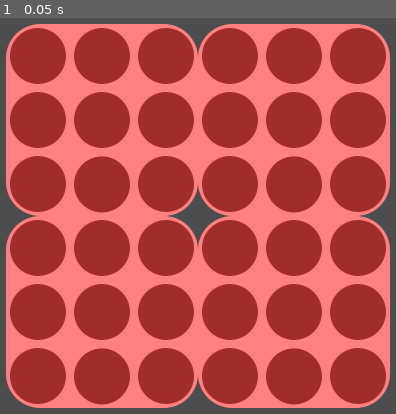
Above: before the commit, frame 1.
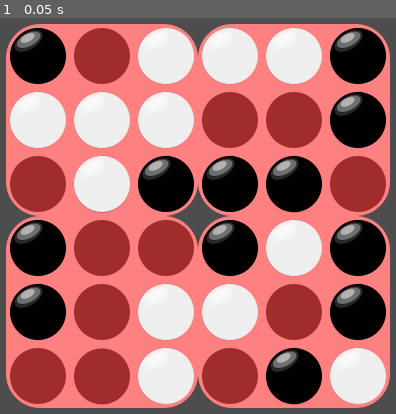
Above: after the commit, the same moment.

Repository: jokw1228/Finish_The_Game
Game: Godot game, scene res://scenes/game_pentago/ftg_pentago.tscn
The game is run twice, just before and just after one commit, with the same random seed, the same clock (stepped at 60 frames per second) and the same inputs. Before the commit the project starts from res://scenes/game_pentago/game_pentago.tscn.
Inputs:
- Up to frame 1 (0.05 s): no input

The runs differ from the first frame. In frame 1, 38% of the frame differs, in the area x 2-98%, y 2-98%.

Commit message:
FTGPentago 신 추가

Diff:
--- a/finish-the-game/project.godot
+++ b/finish-the-game/project.godot
@@ -11,7 +11,7 @@
 [application]
 
 config/name="Finish The Game"
-run/main_scene="res://scenes/game_pentago/game_pentago.tscn"
+run/main_scene="res://scenes/game_pentago/ftg_pentago.tscn"
 config/features=PackedStringArray("4.3", "Forward Plus")
 config/icon="res://icon.svg"
 
--- /dev/null
+++ b/finish-the-game/scenes/game_pentago/ftg_pentago.gd
@@ -0,0 +1,140 @@
+extends Node2D
+class_name FTGPentago
+
+var board_size: int = 2
+var subboard_size: int = 3
+var N: int = 6 # board_size * subboard_size
+
+signal set_ftg_board(board: Array)
+
+func _ready() -> void:
+	generate_board()
+
+func generate_board() -> void:
+	"""
+	'거꾸로 구성' 아이디어
+	1) next_player(1 or 2) 정하기
+	2) board 초기화
+	3) next_player가 5목이 되도록 임의 배치, 그리고 해당 5목이 깨지도록 한 돌 제거
+	4) 무작위 서브보드 하나 골라서 회전
+	5) 상대 돌도 좀 배치해서 돌 개수 차이 0 또는 1 맞추기
+	6) 최종 board에서 정말로 next_player가 '한 수 + 서브보드 회전'으로 5목을 만들 수 있는지 확인
+	"""
+	var rng: RandomNumberGenerator = RandomNumberGenerator.new()
+	rng.randomize()
+
+	# 1) next_player(1 or 2) 정하기
+	# 1: black, 2: white
+	var next_player: int = rng.randi_range(1, 2)
+
+	# 2) board 초기화
+	# board
+	var board: Array = []
+	for i in range(N):
+		var temp: Array[int] = []
+		for j in range(N):
+			temp.append(0)
+		board.append(temp)
+
+	# 3) next_player가 5목이 되도록 임의 배치, 그리고 해당 5목이 깨지도록 한 돌 제거
+	# Five in a row 4 cases
+	var direction: int = rng.randi_range(0, 3)
+	var start: int = rng.randi_range(0, N-5)
+	var elimination: int = rng.randi_range(0, 4) # 플레이어가 두어야 하는 수(5목에서 제거되는 수)
+	# 0: →, 1: ↑, 2: ↖, 3: ↗
+	if direction == 0: # 0: →
+		var start_y: int = rng.randi_range(0, N-1)
+		for delta in range(0, 5):
+			if delta == elimination:
+				board[start_y][start+delta] = -1
+			else:
+				board[start_y][start+delta] = next_player
+	elif direction == 1: # 1: ↑
+		var start_x: int = rng.randi_range(0, N-1)
+		for delta in range(0, 5):
+			if delta == elimination:
+				board[start+delta][start_x] = -1
+			else:
+				board[start+delta][start_x] = next_player
+	elif direction == 2: # 2: ↖
+		var start2: int = rng.randi_range(0, N-5)
+		for delta in range(0, 5):
+			if delta == elimination:
+				board[start+delta][start2+delta] = -1
+			else:
+				board[start+delta][start2+delta] = next_player
+	elif direction == 3: # 3: ↗
+		var start2: int = rng.randi_range(0, N-5)
+		for delta in range(0, 5):
+			if delta == elimination:
+				board[N-start-delta-1][start2+delta] = -1
+			else:
+				board[N-start-delta-1][start2+delta] = next_player
+
+	# 4) 무작위 서브보드 하나 골라서 회전
+	var subboard_to_rotate: Vector2 = Vector2(\
+	randi_range(0, board_size-1), \
+	randi_range(0, board_size-1))
+	var x_offset: int = floor(subboard_to_rotate.x)*subboard_size
+	var y_offset: int = floor(subboard_to_rotate.y)*subboard_size
+
+	var paste_cells: Array = []
+	for y in range(subboard_size):
+		var temp: Array[int] = []
+		for x in range(subboard_size):
+			temp.append(0)
+		paste_cells.append(temp)
+
+	var rotation_direction: int = rng.randi_range(0, 1)
+	# 0: ccw, 1: cw
+	if rotation_direction == 0:
+		for i in range(subboard_size):
+			for j in range(subboard_size):
+				paste_cells[subboard_size - 1 - j][i] \
+				= board[i+y_offset][j+x_offset]
+	elif rotation_direction == 1:
+		for i in range(subboard_size):
+			for j in range(subboard_size):
+				paste_cells[j][subboard_size - 1 - i] \
+				= board[i+y_offset][j+x_offset]
+
+	for y in range(subboard_size):
+		for x in range(subboard_size):
+			board[y+y_offset][x+x_offset] = paste_cells[y][x]
+
+	# 5) 상대 돌도 좀 배치해서 돌 개수 차이 0 또는 1 맞추기
+	var current_player: int = 2 if next_player == 1 else 1
+
+	var zero_indexes: Array[Vector2] = []
+	for y in range(N):
+		for x in range(N):
+			if board[y][x] == 0:
+				zero_indexes.append(Vector2(x, y))
+
+	# next player's stone count = 5 + k - 1
+	var k: int = rng.randi_range(1, 10)
+	for i in range(k):
+		var random_index: int = rng.randi_range(0, zero_indexes.size()-1)
+		var selected: Vector2 = zero_indexes[random_index]
+		zero_indexes.remove_at(random_index)
+		board[selected.y][selected.x] = next_player
+	var l: int = k + 4 if next_player == 1 else k + 5
+	for i in range(l):
+		var random_index: int = rng.randi_range(0, zero_indexes.size()-1)
+		var selected: Vector2 = zero_indexes[random_index]
+		zero_indexes.remove_at(random_index)
+		board[selected.y][selected.x] = current_player
+
+	var for_loop_found: bool = false
+	for y in range(N):
+		for x in range(N):
+			if board[y][x] == -1:
+				board[y][x] = 0
+				for_loop_found = true
+				break
+		if for_loop_found == true:
+			break
+
+	print(board)
+	print(next_player)
+	set_ftg_board.emit(board)
--- /dev/null
+++ b/finish-the-game/scenes/game_pentago/ftg_pentago.tscn
@@ -0,0 +1,12 @@
+[gd_scene load_steps=3 format=3 uid="uid://dtvp6x5rlrqr2"]
+
+[ext_resource type="Script" path="res://scenes/game_pentago/ftg_pentago.gd" id="1_4kv45"]
+[ext_resource type="PackedScene" uid="uid://4f4fdpxipnid" path="res://scenes/game_pentago/pentago_board.tscn" id="2_v7w8g"]
+
+[node name="FTGPentago" type="Node2D"]
+script = ExtResource("1_4kv45")
+
+[node name="PentagoBoard" parent="." instance=ExtResource("2_v7w8g")]
+position = Vector2(540, 960)
+
+[connection signal="set_ftg_board" from="." to="PentagoBoard" method="set_ftg_board"]
--- a/finish-the-game/scenes/game_pentago/pentago_board.gd
+++ b/finish-the-game/scenes/game_pentago/pentago_board.gd
@@ -27,6 +27,12 @@
 			temp.append(inst)
 			add_child(inst)
 		subboards.append(temp)
+
+func set_ftg_board(board: Array) -> void:
+	for y: int in range(board_size*subboard_size):
+		for x: int in range(board_size*subboard_size):
+			subboards[y/subboard_size][x/subboard_size].put_stone\
+			(Vector2(x%subboard_size, y%subboard_size), board[y][x])
 
 func wait_put_stone(color_to_put: int = 1):
 	# waiting for a mouse left click
--- a/finish-the-game/scenes/game_pentago/pentago_sub_board.gd
+++ b/finish-the-game/scenes/game_pentago/pentago_sub_board.gd
@@ -25,8 +25,8 @@
 func put_stone(absolute_position_to_put: Vector2, color_to_put: int) -> bool: # Put the stones to reflect the current rotation coordinate system.
 	# absolute_position_to_put: player's perspective
 
-	# Check if there is already a stone
-	if cells[absolute_position_to_put.y][absolute_position_to_put.x] != 0:
+	# Check if there is already a stone or if put value is not 0
+	if cells[absolute_position_to_put.y][absolute_position_to_put.x] != 0 or color_to_put == 0:
 		return false
 	else:
 		# Update the cells
